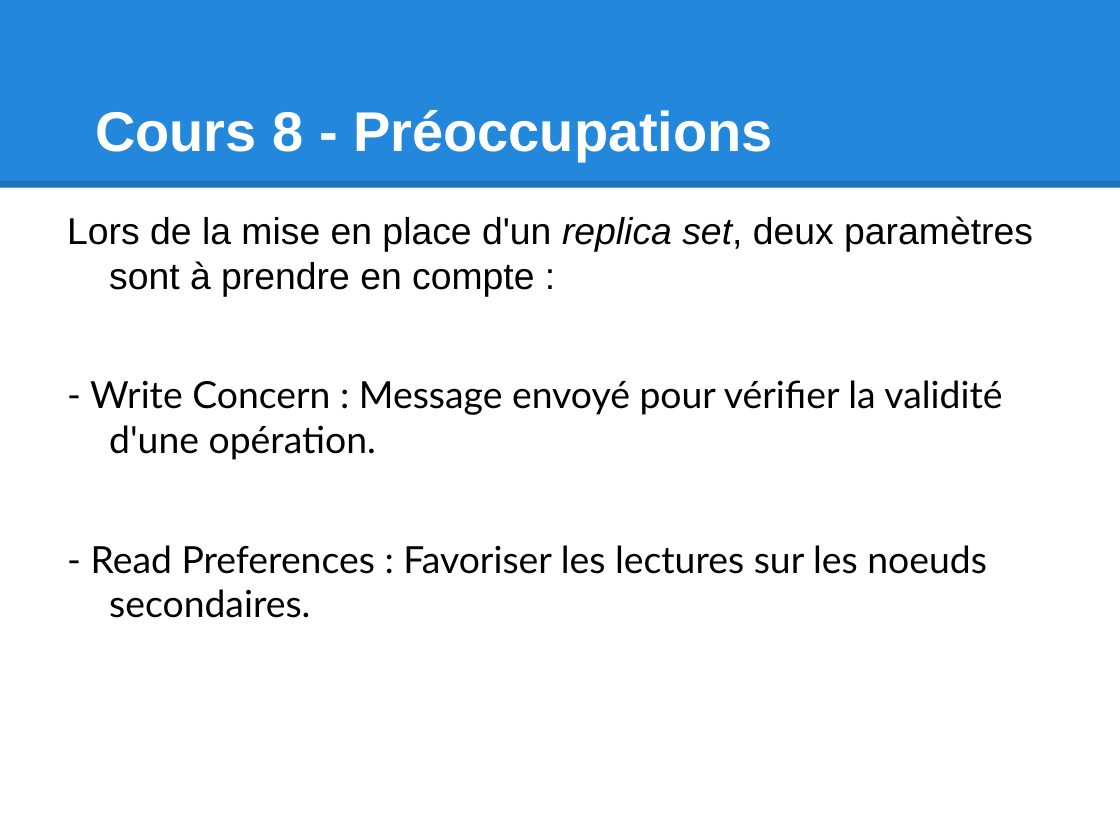
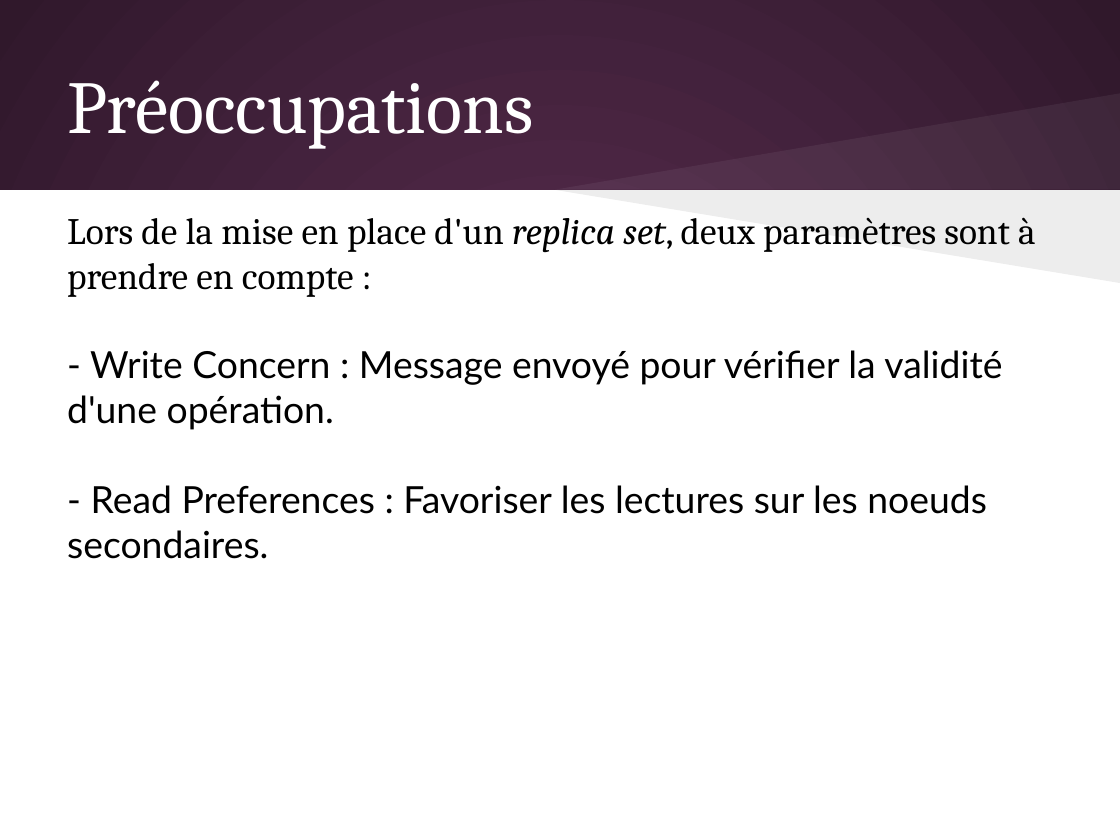
Before and after one commit to olivier-pitton/dant, a slide deck: slide 62 of mongodb/Cours_NoSQL.pptx. Drawn at 1120x840 pixels with LibreOffice and Linux fonts; fonts in the diff are those of the drawing. Boxes give left, top, right and bottom in pixels: in the first picture for what was removed or moved away, otherwise in the second. Text is boxed around its words. In the diff, an @@ line names an element or a change of style, - is before the commit and + after.

```diff
--- a/mongodb/Cours_NoSQL.pptx
+++ b/mongodb/Cours_NoSQL.pptx
@@ background #FFFFFF to gradient #592D50 to #30182B @@
@@ rectangle removed at [0, 0, 1120, 188] @@
@@ title "Préoccupations" at [67, 80, 533, 149]: vertical alignment bottom to middle @@
@@ title at [67, 80, 533, 149]: text changed; size 36 to 48 pt; font Arial to Cambria; bold off @@
-Cours 8 - Préoccupations
+Préoccupations
@@ freeform shape added at [554, 93, 1120, 189], fill #FFFFFF at 6% opacity @@
@@ line removed from (0, 184) to (1120, 184) @@
@@ rectangle added at [0, 190, 1120, 840], fill #FFFFFF @@
@@ text "Lors de la mise en ..." at [67, 217, 1036, 559]: font Arial to Cambria in "Lors de la mise en place d'un ..."; indent changed; less space between paragraphs @@
@@ freeform shape added at [554, 189, 1120, 282], fill #000000 at 7% opacity @@
```
Also in this commit, not shown: 79 other slides changed, 1 other file.
